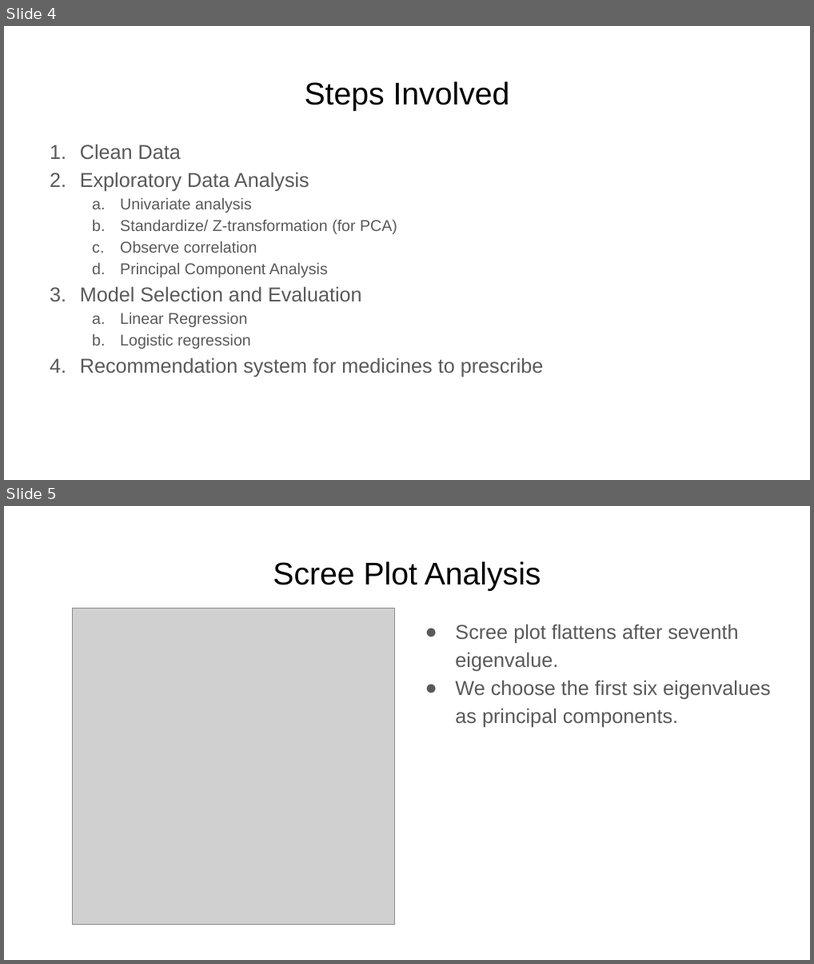
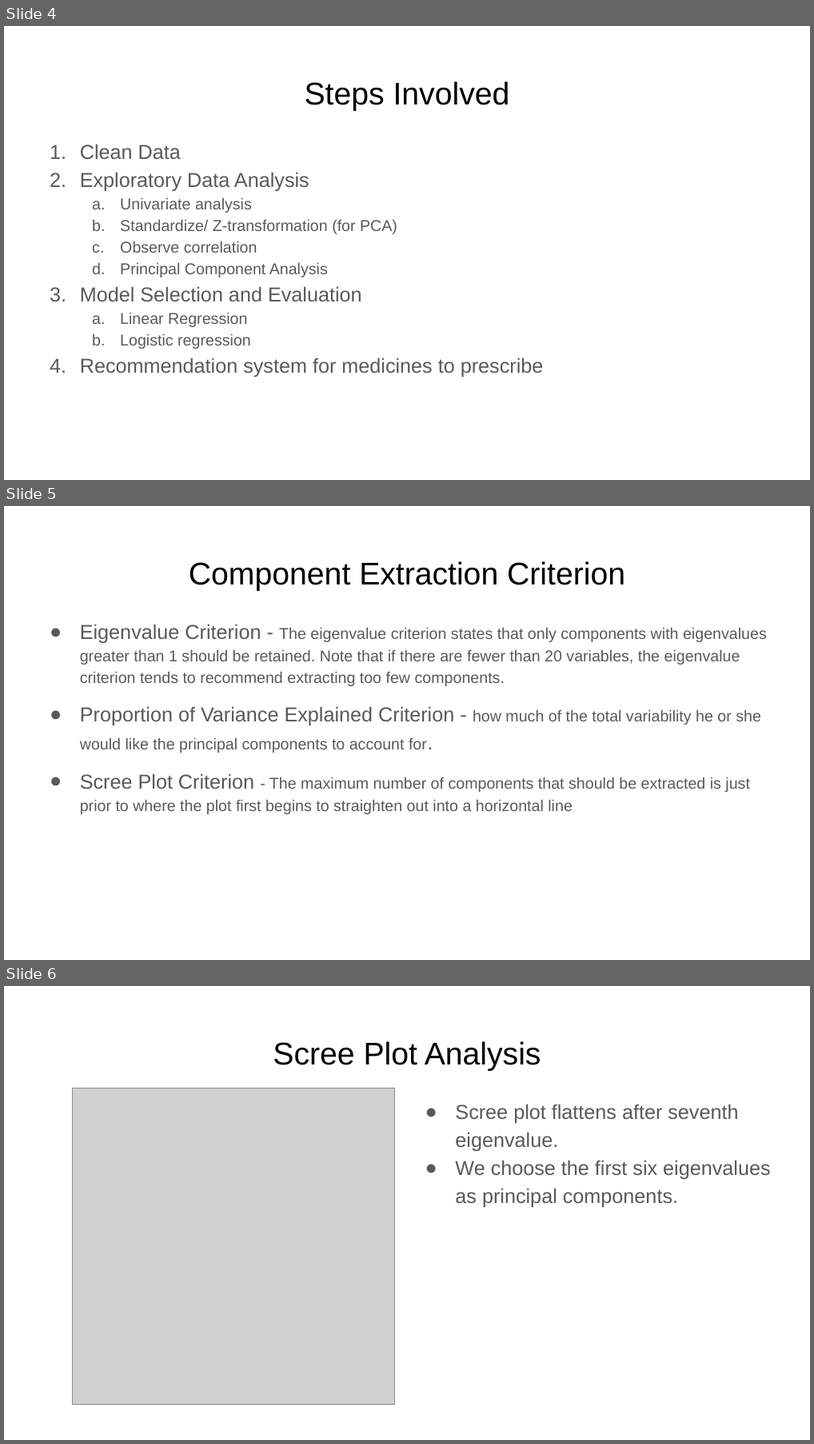
Before and after one commit to aubhik-mazumdar/CS593-Project, a slide deck: dd2_ayan_aubhik.pptx. Shown one above the other, each under a label of ours: slides 4 and 5 before the commit, slides 4, 5 and 6 after it. The pictures are 814x964 and 814x1444 pixels, drawn with LibreOffice and Linux fonts; fonts in the diff are those of the drawing; grey boxes stand for pictures. Boxes give left, top, right and bottom in pixels: in the first picture for what was removed or moved away, otherwise in the second. Text is boxed around its words. In the diff, an @@ line names an element or a change of style, - is before the commit and + after.

```diff
--- a/dd2_ayan_aubhik.pptx
+++ b/dd2_ayan_aubhik.pptx
@@ slide 5 added at (4, 506, 810, 960), background #FFFFFF @@
@@ title added at (189, 561, 626, 591), 28 pt, text #000000 @@
+Component Extraction Criterion
@@ text added at (80, 624, 767, 814), 14 pt, text #595959 @@
+● Eigenvalue Criterion - The eigenvalue criterion states that only components with eigenvalues greater than 1 should be retained. Note that if there are fewer than 20 variables, the eigenvalue criterion tends to recommend extracting too few components.
+● Proportion of Variance Explained Criterion - how much of the total variability he or she would like the principal components to account for.
+● Scree Plot Criterion - The maximum number of components that should be extracted is just prior to where the plot first begins to straighten out into a horizontal line
@@ what was slide 5 is now slide 6 @@
```
Also in this commit, not shown: 1 other file.
